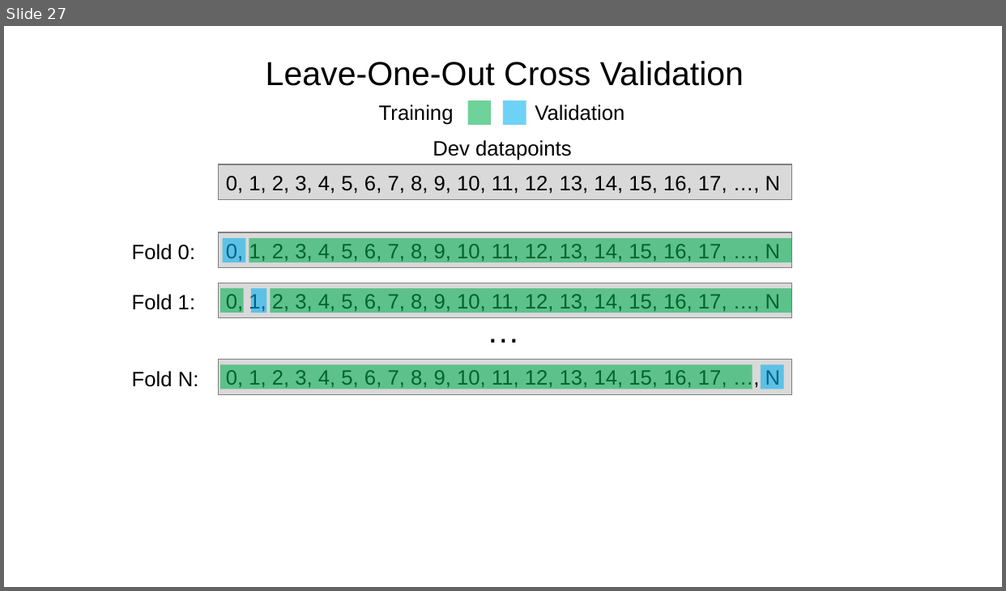
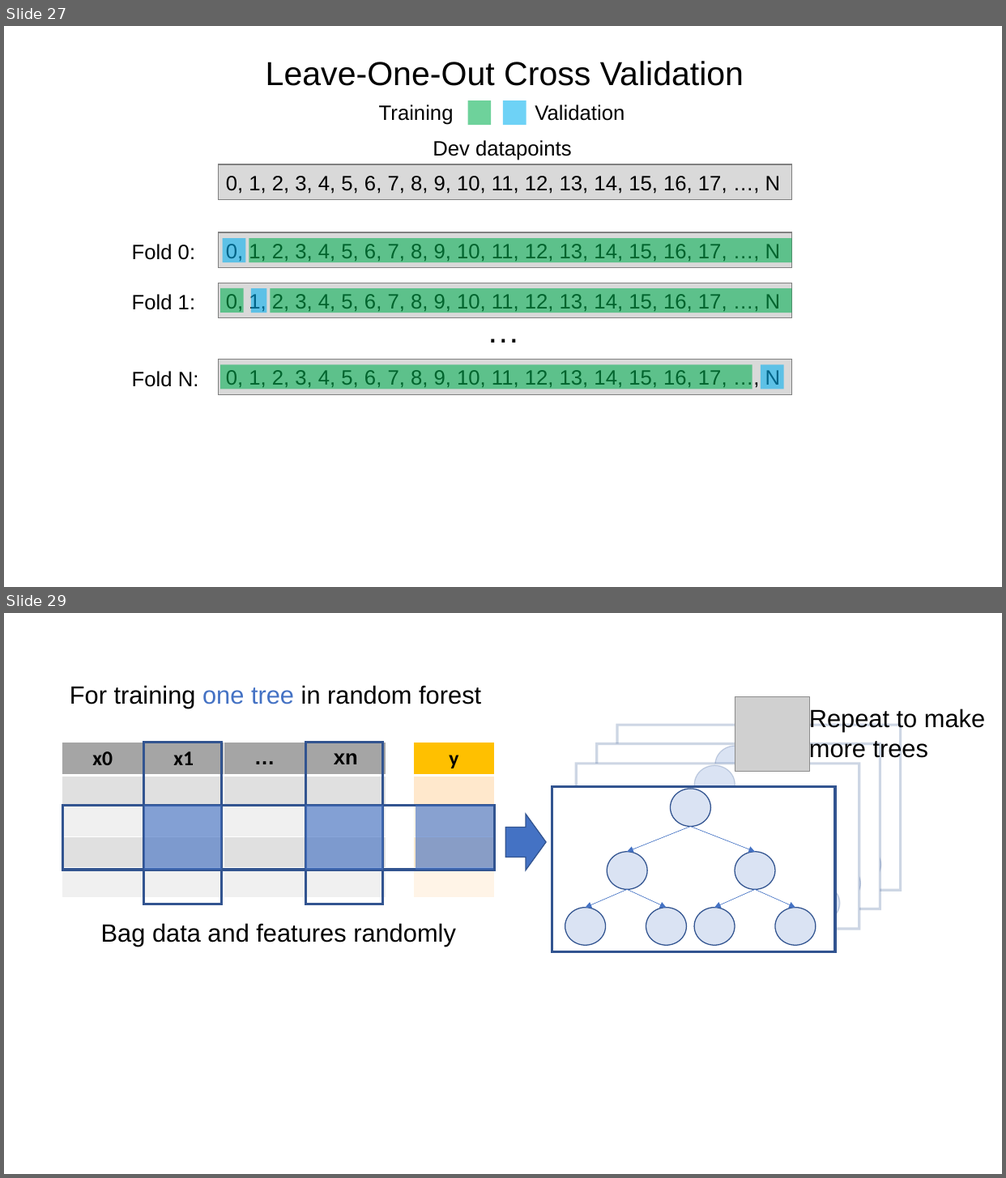
Before and after one commit to UWDIRECT/UWDIRECT.github.io, a slide deck: dsmcer_2023_update/Lecture_Notebooks/L4-6_visual_support.pptx. Shown one above the other, each under a label of ours: slide 27 before the commit, slides 27 and 29 after it; the slides between them are not shown. The pictures are 1006x591 and 1006x1178 pixels, drawn with LibreOffice and Linux fonts; fonts in the diff are those of the drawing; grey boxes stand for pictures. Boxes give left, top, right and bottom in pixels: in the first picture for what was removed or moved away, otherwise in the second. Text is boxed around its words. In the diff, an @@ line names an element or a change of style, - is before the commit and + after.

```diff
--- a/dsmcer_2023_update/Lecture_Notebooks/L4-6_visual_support.pptx
+++ b/dsmcer_2023_update/Lecture_Notebooks/L4-6_visual_support.pptx
@@ slide 29 added at <box>4,613,1002,1174</box>, background #FFFFFF @@
@@ text added at <box>70,685,481,709</box>, 24 pt, text #000000 @@
+For training one tree in random forest
@@ picture added at <box>735,697,809,772</box> @@
@@ text added at <box>809,707,985,761</box>, 24 pt, text #000000 @@
+Repeat to make more trees
@@ rectangle added at <box>617,726,900,891</box>, fill #FFFFFF, outline #325491 2.5 pt @@
@@ ellipse added at <box>735,726,776,764</box>, fill #DAE3F3, outline #325491 1 pt @@
@@ table added at <box>62,743,386,905</box>, 5 rows, 4 columns @@
+x0 | x1 | … | xn
+ |  |  | 
+ |  |  | 
+ |  |  | 
+ |  |  | 
@@ rectangle added at <box>144,743,222,905</box>, outline #325491 2.5 pt @@
@@ rectangle added at <box>305,743,384,905</box>, outline #325491 2.5 pt @@
@@ table added at <box>414,743,494,905</box>, 5 rows, 1 columns @@
+y
+
+
+
+
@@ rectangle added at <box>597,744,880,909</box>, fill #FFFFFF, outline #325491 2.5 pt @@
@@ ellipse added at <box>715,746,756,783</box>, fill #DAE3F3, outline #325491 1 pt @@
@@ rectangle added at <box>576,764,859,929</box>, fill #FFFFFF, outline #325491 2.5 pt @@
@@ ellipse added at <box>694,766,735,803</box>, fill #DAE3F3, outline #325491 1 pt @@
@@ rectangle added at <box>63,806,494,870</box>, outline #325491 2.5 pt @@
@@ rectangle added at <box>144,806,222,870</box>, fill #4472C4 at 63% opacity @@
@@ rectangle added at <box>305,806,384,870</box>, fill #4472C4 at 63% opacity @@
@@ rectangle added at <box>415,806,493,870</box>, fill #4472C4 at 63% opacity @@
@@ right arrow added at <box>505,815,546,871</box>, fill #4472C4, outline #325491 1 pt @@
@@ ellipse added at <box>841,845,881,884</box>, fill #DAE3F3, outline #325491 1 pt @@
@@ ellipse added at <box>820,865,860,902</box>, fill #DAE3F3, outline #325491 1 pt @@
@@ group added at <box>552,786,835,952</box>: 7 ellipses, 6 arrows, 1 rectangle @@
@@ ellipse added at <box>799,884,840,922</box>, fill #DAE3F3, outline #325491 1 pt @@
@@ text added at <box>101,923,456,947</box>, 24 pt, text #000000 @@
+Bag data and features randomly
```
Also in this commit, not shown: 1 other slide added, 1 other file.
